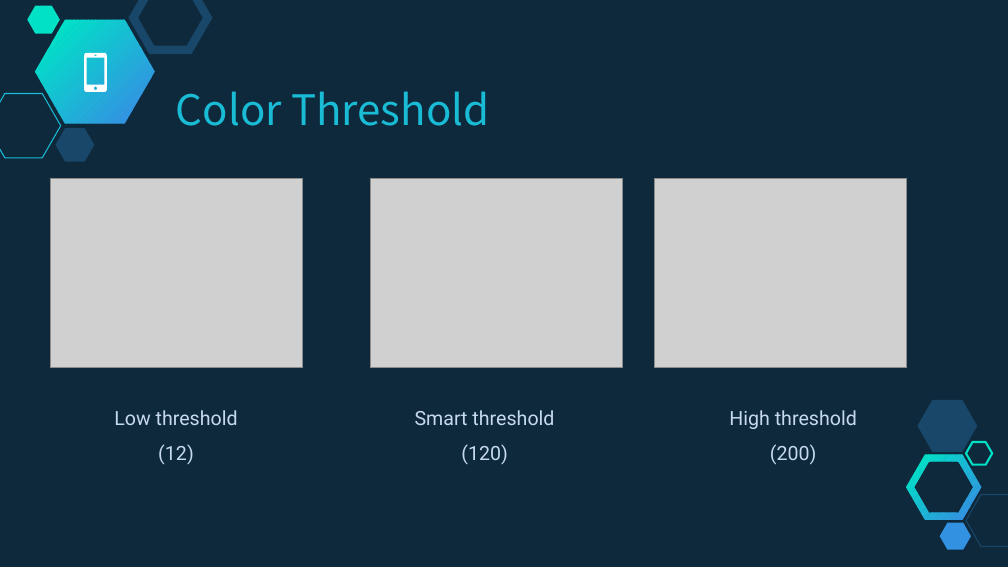
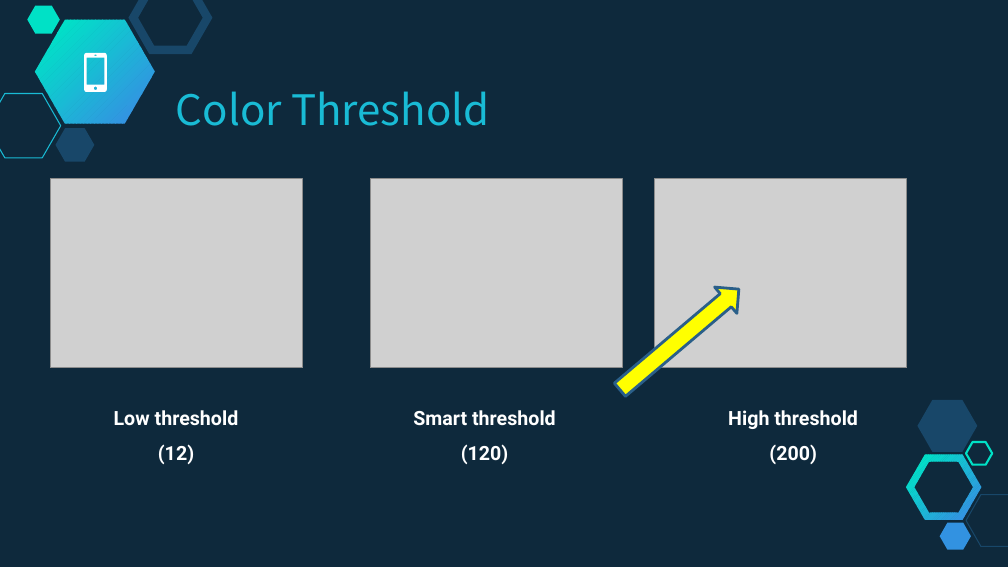
Before and after one commit to franslom/Imagenes, a slide deck: slide 10 of Work_5/Documents/Trabajo final.pptx. Drawn at 1008x567 pixels with LibreOffice and Linux fonts; fonts in the diff are those of the drawing; grey boxes stand for pictures. Boxes give left, top, right and bottom in pixels: in the first picture for what was removed or moved away, otherwise in the second. Text is boxed around its words. In the diff, an @@ line names an element or a change of style, - is before the commit and + after.

```diff
--- a/Work_5/Documents/Trabajo final.pptx
+++ b/Work_5/Documents/Trabajo final.pptx
@@ right arrow added at box(609, 276, 751, 403), fill #FFFF00, outline #2B5F8A 2 pt @@
@@ text colour #C6DAEC to #FFFFFF, bold on in 3 elements at box(114, 410, 239, 464), box(413, 410, 556, 464), box(728, 410, 858, 464) @@
```
Also in this commit, not shown: 5 other slides changed, 2 other files.
